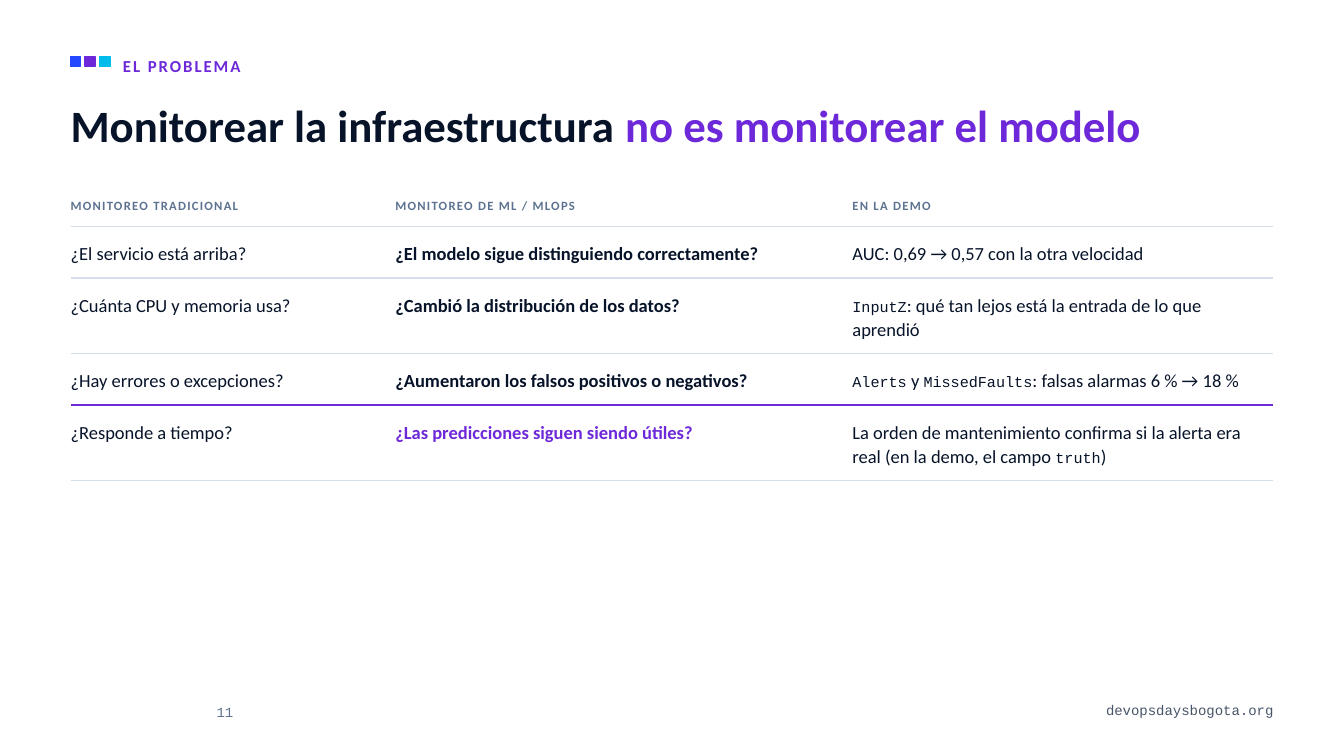
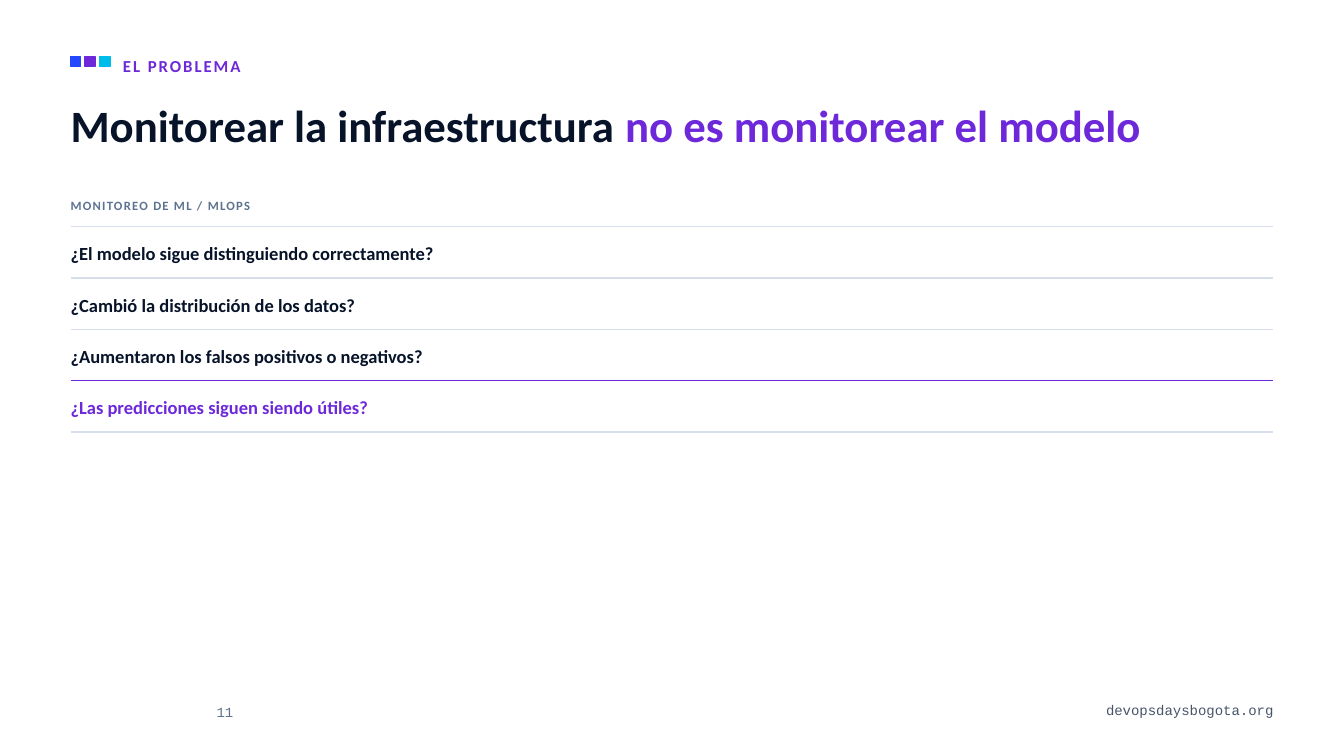
Before and after one commit to alejandro945/mlops-a-ciegas, a slide deck: slide 11 of talk/MLOps-a-ciegas-DevOpsDays-Bogota-2026.pptx. Drawn at 1344x756 pixels with LibreOffice and Linux fonts; fonts in the diff are those of the drawing; background and template pictures are left out. Boxes give left, top, right and bottom in pixels: in the first picture for what was removed or moved away, otherwise in the second. Text is boxed around its words. In the diff, an @@ line names an element or a change of style, - is before the commit and + after.

```diff
--- a/talk/MLOps-a-ciegas-DevOpsDays-Bogota-2026.pptx
+++ b/talk/MLOps-a-ciegas-DevOpsDays-Bogota-2026.pptx
@@ text "MONITOREO DE ML / MLOPS": place and size @@
-text "MONITOREO DE ML / MLOPS" at <box>893,202,908,210</box>
+text "MONITOREO DE ML / MLOPS" at <box>153,202,168,210</box>
@@ text removed at <box>71,199,379,217</box> @@
-MONITOREO TRADICIONAL
@@ text removed at <box>852,202,868,210</box> @@
-EN LA DEMO
@@ text "¿El modelo sigue distinguiendo correctamente?": place and size @@
-text "¿El modelo sigue distinguiendo correctamente?" at <box>395,247,758,263</box>
+text "¿El modelo sigue distinguiendo correctamente?" at <box>71,247,433,263</box>
@@ text removed at <box>71,247,246,263</box> @@
-¿El servicio está arriba?
@@ text removed at <box>852,247,1144,262</box> @@
-AUC: 0,69 → 0,57 con la otra velocidad
@@ text "¿Cambió la distribución de los ...": place and size @@
-text "¿Cambió la distribución de los ..." at <box>395,299,680,315</box>
+text "¿Cambió la distribución de los ..." at <box>71,299,355,315</box>
@@ text removed at <box>71,299,290,315</box> @@
-¿Cuánta CPU y memoria usa?
@@ text removed at <box>852,299,1202,339</box> @@
-InputZ: qué tan lejos está la entrada de lo que aprendió
@@ text "¿Aumentaron los falsos positivos o ...": place and size @@
-text "¿Aumentaron los falsos positivos o ..." at <box>395,374,748,390</box>
+text "¿Aumentaron los falsos positivos o ..." at <box>71,350,423,366</box>
@@ line moved from (71, 354) - (1273, 354) to (71, 330) - (1273, 330) @@
@@ line moved from (71, 405) - (1273, 405) to (71, 381) - (1273, 381) @@
@@ text removed at <box>71,374,284,390</box> @@
-¿Hay errores o excepciones?
@@ text removed at <box>852,374,1222,390</box> @@
-Alerts y MissedFaults: falsas alarmas 6 % → 18 %
@@ text "¿Las predicciones siguen siendo útiles?": place and size @@
-text "¿Las predicciones siguen siendo útiles?" at <box>395,426,692,442</box>
+text "¿Las predicciones siguen siendo útiles?" at <box>71,401,367,417</box>
@@ line moved from (71, 481) - (1273, 481) to (71, 432) - (1273, 432) @@
@@ text removed at <box>71,426,232,442</box> @@
-¿Responde a tiempo?
@@ text removed at <box>852,426,1241,466</box> @@
-La orden de mantenimiento confirma si la alerta era real (en la demo, el campo truth)
```
Also in this commit, not shown: 14 other slides changed, 1 slide removed, 7 other files.
